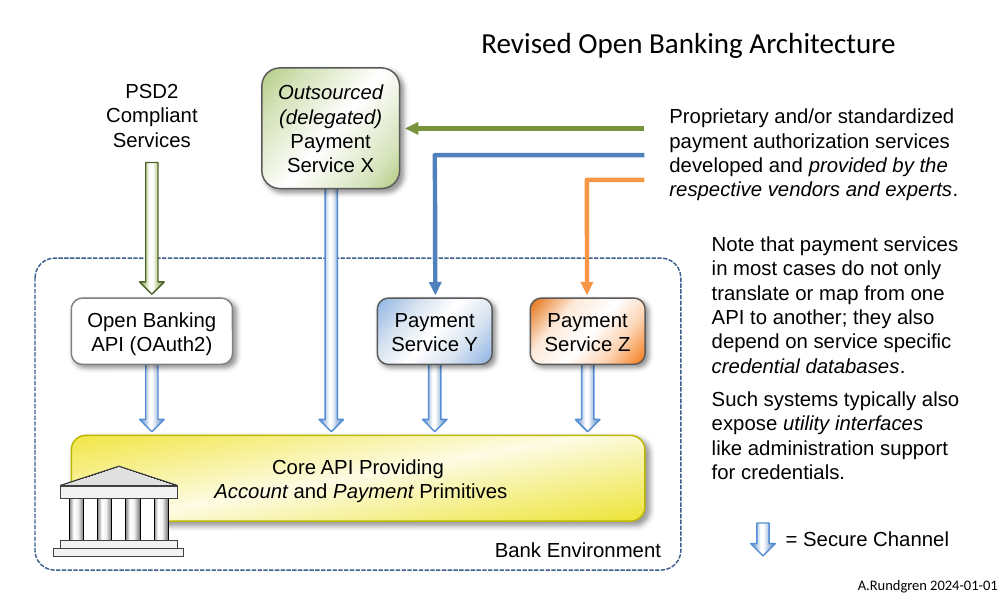
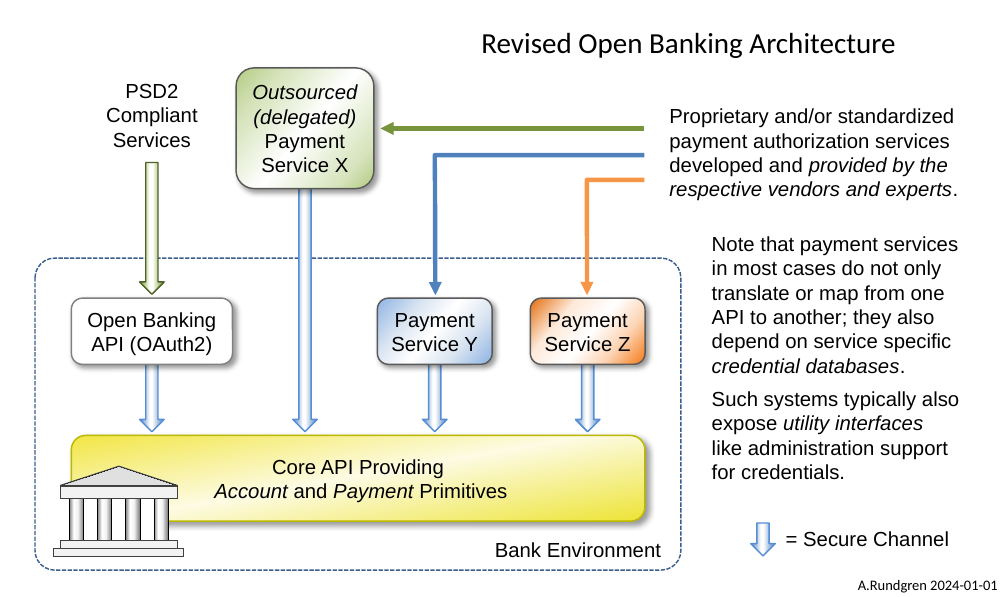
Before and after one commit to cyberphone/doc, a slide deck: slide 1 of research/revised-open-banking-architecture.pptx. Drawn at 1008x597 pixels with LibreOffice and Linux fonts; fonts in the diff are those of the drawing. Boxes give left, top, right and bottom in pixels: in the first picture for what was removed or moved away, otherwise in the second. Text is boxed around its words. In the diff, an @@ line names an element or a change of style, - is before the commit and + after.

```diff
--- a/research/revised-open-banking-architecture.pptx
+++ b/research/revised-open-banking-architecture.pptx
@@ rounded rectangle "Outsourced (delegated) Payment Service X": place and size @@
-rounded rectangle "Outsourced (delegated) Payment Service X" at [262, 68, 400, 188]
+rounded rectangle "Outsourced (delegated) Payment Service X" at [236, 68, 374, 188]
@@ down arrow: place and size @@
-down arrow at [319, 143, 343, 431]
+down arrow at [292, 143, 317, 431]
@@ arrow moved from (405, 128) - (643, 128) to (380, 128) - (643, 128) @@
```
Also in this commit, not shown: 2 other files.
